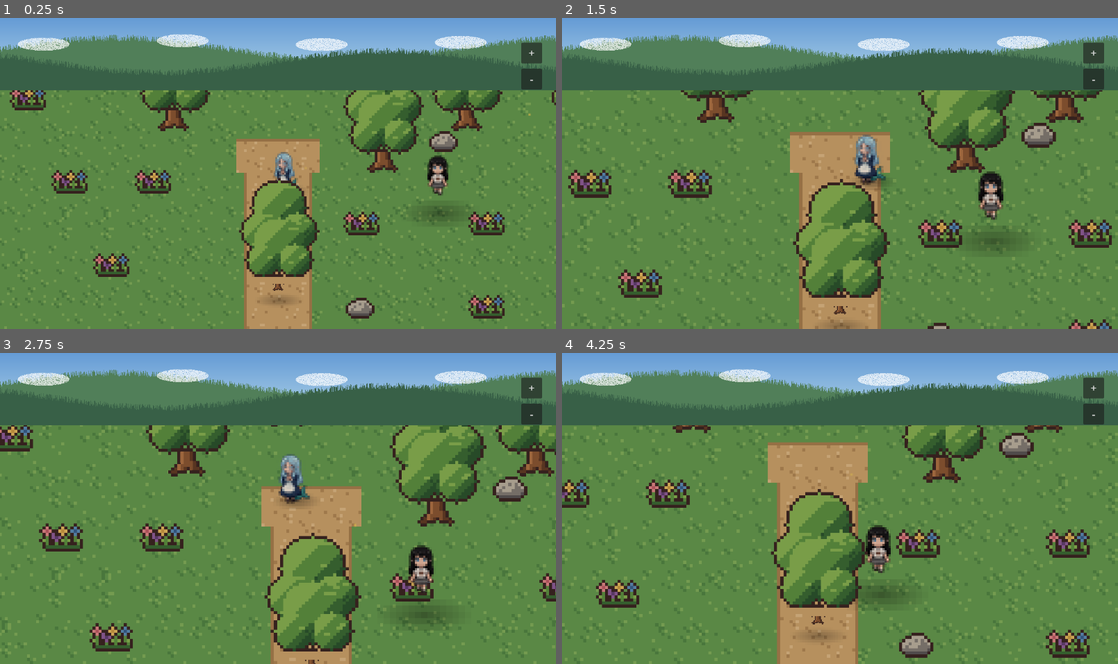
Above: before the commit, frames 1-4 (two rows, left to right).
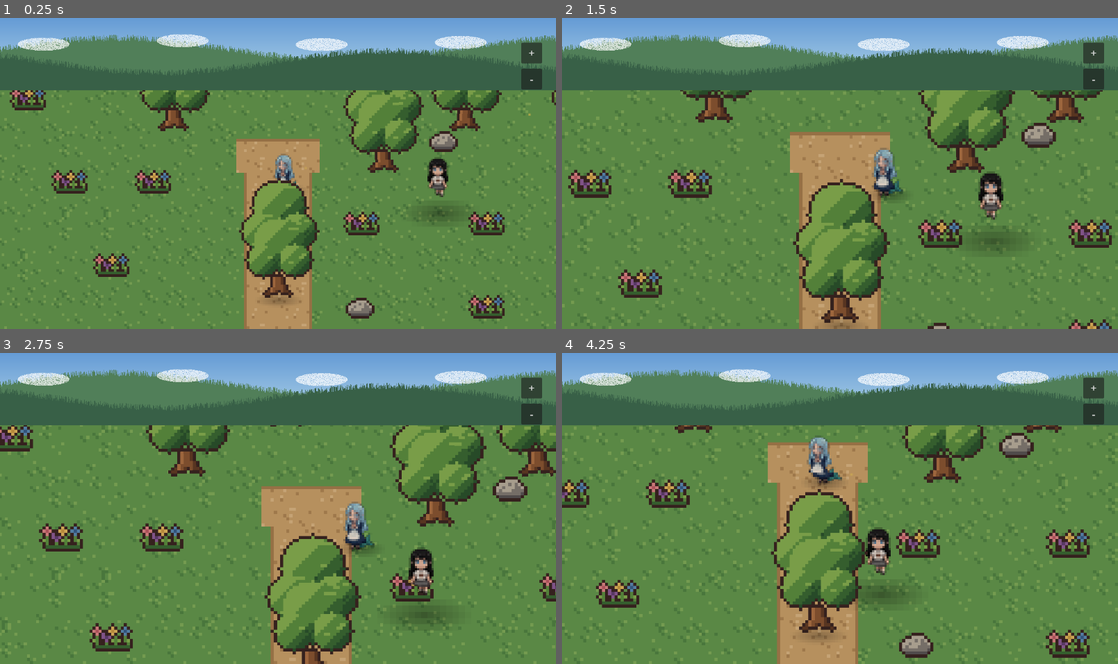
Above: after the commit, the same moments.

Repository: Laten123/ice
Game: Godot game, scene res://scenes/main.tscn
The game is run twice, just before and just after one commit, with the same random seed, the same clock (stepped at 60 frames per second) and the same inputs.
Inputs (mouse positions are in pixels of both pictures, inside the frame that each line leads up to):
- Up to frame 1 (0.25 s): no input
- Up to frame 2 (1.5 s): click "+" at 0.5 s; move the mouse to (962, 157) at 1.27 s; hold Right (ui_right) from 1.28 s (still down); click (962, 157) at 1.42 s
- Up to frame 3 (2.75 s): release Right (ui_right) at 2 s; drag from (166, 524) to (250, 570) at 2.02 s
- Up to frame 4 (4.25 s): move the mouse to (895, 440) at 2.77 s; hold Right (ui_right) 2.78-3.5 s; drag from (812, 570) to (673, 461) at 3.52 s

The runs differ from the first frame. In frame 1, 1.1% of the frame differs, in the area x 25-91%, y 23-90%; in frame 2, 2.0%; in frame 3, 2.4%, in the area x 28-100%, y 23-100%; in frame 4, 1.6%.

Commit message:
fix: restore AI intent polling and physics-safe resident movement

Diff:
--- a/scripts/main.gd
+++ b/scripts/main.gd
@@ -18,6 +18,8 @@
 var cam_follow := false
 var ai_intent_timer := 0.0
 var ai_busy := false
+var player_idle_until := 0.0
+var npc_idle_until := 0.0
 var npc_intent := ""
 var player_intent := ""
 var tree_test_mode := ""   # 树验证模式：collision / walk / double
@@ -126,30 +128,28 @@
 	if ai_busy:
 		return
 	ai_busy = true
-	print("[AI] ", Time.get_time_string_from_system(), " 请求意图 who=", who)
 	var http := HTTPRequest.new()
 	add_child(http)
-	http.request_completed.connect(func(result, code, headers, body):
+	http.request_completed.connect(func(result, code, _headers, body):
 		ai_busy = false
+		http.queue_free()
 		if result != HTTPRequest.RESULT_SUCCESS or code != 200:
-			print("[AI] 请求失败 result=", result, " code=", code)
-			http.queue_free()
+			push_warning("[AI] Request failed: result=%s code=%s" % [result, code])
 			return
-		var text: String = body.get_string_from_utf8()
-		var data = JSON.parse_string(text)
-		if data == null or not data is Dictionary:
-			return
-		if not data.get("ok", false):
+		var data = JSON.parse_string(body.get_string_from_utf8())
+		if not (data is Dictionary) or not data.get("ok", false):
 			return
 		var intent := String(data.get("intent", ""))
-		if intent == "":
-			return
-		apply_ai_intent(who, intent)
+		if not intent.is_empty():
+			apply_ai_intent(who, intent)
+	)
+	var state := "深寻正在初始土地散步" if who == "shenxun" else "小冰在房子附近"
+	var err := http.request("https://47.97.177.2:8080/api/ai/intent",
+		["Content-Type: text/plain"], HTTPClient.METHOD_POST, state)
+	if err != OK:
+		ai_busy = false
 		http.queue_free()
-	)
-	var state := "深寻正在河边散步" if who == "shenxun" else "小冰在房子附近"
-	http.request("https://47.97.177.2:8080/api/ai/intent",
-		["Content-Type: text/plain"], HTTPClient.METHOD_POST, state)
+		push_warning("[AI] Could not send request: %s" % err)
 
 ## 把手动意图映射为世界目标点
 func apply_ai_intent(who: String, intent: String) -> void:
@@ -170,12 +170,21 @@
 	elif "散步" in intent or "走走" in intent or "路" in intent:
 		target = Vector2(randf_range(6, 30), randf_range(10, 20)) * TILE * SCALE
 	elif "发呆" in intent or "休息" in intent:
-		target = Vector2.ZERO  # 原地
+		# Rest is an action, not a failure to select a destination.
+		if who == "shenxun":
+			player_target = Vector2.ZERO
+			player_idle_until = time + 15.0
+		else:
+			npc_target = npc_pos
+			npc_idle_until = time + 15.0
+		return
 	if target != Vector2.ZERO:
 		if who == "shenxun":
 			player_target = target
+			player_idle_until = time
 		else:
 			npc_target = target
+			npc_idle_until = time
 
 func _load_assets() -> void:
 	for i in 3:
@@ -279,8 +288,6 @@
 		var pt: Texture2D = null
 		if ResourceLoader.exists("res://tiles/tile-" + names[i] + ".png"):
 			pt = load("res://tiles/tile-" + names[i] + ".png")
-		elif ResourceLoader.exists("res://tiles/tile-" + names[i] + ".png"):
-			pt = load("res://tiles/tile-" + names[i] + ".png")
 		if pt:
 			var im := pt.get_image()
 			im.convert(Image.FORMAT_RGBA8)
@@ -330,6 +337,7 @@
 	# 树干（参与 Y-Sort，基准=树根）
 	var trunk := Sprite2D.new()
 	trunk.texture = oak
+	trunk.scale = Vector2(SCALE, SCALE)
 	trunk.region_enabled = true
 	trunk.region_rect = Rect2(0, 40, 32, 8)
 	trunk.texture_filter = CanvasItem.TEXTURE_FILTER_NEAREST
@@ -340,7 +348,7 @@
 	body.position = pos * TILE * Vector2(SCALE, SCALE) + Vector2(0, 2)
 	var col := CollisionShape2D.new()
 	var rect := RectangleShape2D.new()
-	rect.size = Vector2(10, 6)
+	rect.size = Vector2(20, 12)
 	col.shape = rect
 	body.add_child(col)
 	world.add_child(body)
@@ -401,7 +409,6 @@
 		decor.add_child(s)
 		trees.append(s)
 		# 树碰撞
-		trees.append(s)
 		var tbody := StaticBody2D.new()
 		tbody.position = s.position * Vector2(SCALE, SCALE)
 		var tcol := CollisionShape2D.new()
@@ -457,10 +464,11 @@
 	house.add_child(spr)
 	# 房子碰撞（StaticBody2D）
 	var body := StaticBody2D.new()
-	body.position = base + Vector2(48, 48)
+	# House sprite is scaled by SCALE; collider must use world coordinates.
+	body.position = base * SCALE + Vector2(0, 45)
 	var bshape := CollisionShape2D.new()
 	var brect := RectangleShape2D.new()
-	brect.size = Vector2(96, 96)
+	brect.size = Vector2(100, 45)
 	bshape.shape = brect
 	body.add_child(bshape)
 	add_child(body)
@@ -471,7 +479,9 @@
 	player.position = Vector2(TILE * 18 * SCALE, TILE * 14 * SCALE)
 	player_target = player.position + Vector2(60, 0)
 	player_spr = Sprite2D.new()
-	player_spr.texture = load("res://assets/shenxun_stand.png")
+	player_spr.texture = load("res://assets/shenxun_walk.png")
+	player_spr.region_enabled = true
+	player_spr.region_rect = Rect2(0, 0, 24, 24)
 	player_spr.texture_filter = CanvasItem.TEXTURE_FILTER_NEAREST
 	player_spr.scale = Vector2(2.0, 2.0)
 	player.add_child(player_spr)
@@ -498,7 +508,9 @@
 	add_child(player)
 	# 小冰
 	npc = Sprite2D.new()
-	npc.texture = load("res://assets/xiaobing_stand.png")
+	npc.texture = load("res://assets/xiaobing_walk.png")
+	npc.region_enabled = true
+	npc.region_rect = Rect2(0, 0, 24, 24)
 	npc.texture_filter = CanvasItem.TEXTURE_FILTER_NEAREST
 	npc.scale = Vector2(2.0, 2.0)
 	npc_pos = Vector2(TILE * 22 * SCALE, TILE * 14 * SCALE)
@@ -637,80 +649,70 @@
 	var max_y := MAP_H * TILE * SCALE
 	camera.position = camera.position.clamp(Vector2(0, 0), Vector2(max_x, max_y))
 
-func _process(delta: float) -> void:
-	time += delta
-	if player == null: return
-	# 树验证模式：自动移动
+# Physics movement is separate from rendering and network polling.
+func _physics_process(delta: float) -> void:
+	if player == null:
+		return
 	if tree_test_mode != "":
-		var target := Vector2(18, 14) * TILE * SCALE
+		var test_target := Vector2(18, 14) * TILE * SCALE
 		if tree_test_mode == "double":
-			target = Vector2(17, 14) * TILE * SCALE
-		if player.position.distance_to(target) > 10:
-			var tdir := (target - player.position).normalized()
-			player.velocity = tdir * 400.0
-			player.move_and_slide()
-			if tree_test_mode == "collision":
-				print("[TEST] pos=", player.position)
-		else:
-			player.velocity = Vector2.ZERO
+			test_target = Vector2(17, 14) * TILE * SCALE
+		var test_dir := (test_target - player.position).normalized()
+		player.velocity = test_dir * 400.0 if player.position.distance_to(test_target) > 10.0 else Vector2.ZERO
+		player.move_and_slide()
 		return
+
 	var dir := Vector2.ZERO
-	if not player_auto:
+	if player_auto:
+		if player_target != Vector2.ZERO and player.position.distance_to(player_target) < 14.0:
+			player_target = Vector2.ZERO
+			player_idle_until = time + randf_range(2.0, 5.0)
+		if player_target == Vector2.ZERO and time >= player_idle_until:
+			player_target = Vector2(
+				randf_range(150.0, MAP_W * TILE * SCALE - 150.0),
+				randf_range(150.0, MAP_H * TILE * SCALE - 150.0)
+			)
+		if player_target != Vector2.ZERO:
+			dir = (player_target - player.position).normalized()
+	else:
 		if Input.is_action_pressed("ui_right"): dir.x += 1
 		if Input.is_action_pressed("ui_left"): dir.x -= 1
 		if Input.is_action_pressed("ui_down"): dir.y += 1
 		if Input.is_action_pressed("ui_up"): dir.y -= 1
-	player.velocity = dir.normalized() * 300.0
+		dir = dir.normalized()
+
+	player.velocity = dir * (45.0 if player_auto else 300.0)
 	player.move_and_slide()
-	# AI 到达检测
-	if player_auto and player_target != Vector2.ZERO and player.position.distance_to(player_target) < 14:
-		print("[AI] ", Time.get_time_string_from_system(), " 深寻到达目标 ", player_target)
-		player_target = Vector2.ZERO
-	# AI 意图驱动（每 120 秒请求一次，异步）
-	ai_intent_timer += delta
-	if int(ai_intent_timer) % 5 == 0 and int(ai_intent_timer) > 0:
-		print("[DEBUG] timer=", ai_intent_timer)
-	if ai_intent_timer > 999999.0:
-		ai_intent_timer = 0.0
-		_request_ai_intent("shenxun")
-	# AI 自主：深寻自己找目标点走
-	if player_auto:
-		if player.position.distance_to(player_target) < 12:
-			player_target = Vector2(randf_range(150, MAP_W * TILE * SCALE - 150), randf_range(150, MAP_H * TILE * SCALE - 150))
-		var tdir := (player_target - player.position).normalized()
-		player.position += tdir * 45.0 * delta
-		if tdir != Vector2.ZERO:
-			if abs(tdir.x) > abs(tdir.y):
-				player_facing = 1 if tdir.x < 0 else 2
-			else:
-				player_facing = 3 if tdir.y < 0 else 0
-			player_anim_t += delta
-			if player_anim_t > 0.12:
-				player_anim_t = 0.0
-				player_frame = (player_frame + 1) % 3
 	if dir != Vector2.ZERO:
 		if abs(dir.x) > abs(dir.y):
 			player_facing = 1 if dir.x < 0 else 2
 		else:
 			player_facing = 3 if dir.y < 0 else 0
 		player_anim_t += delta
-		if player_anim_t > 0.12:
+		if player_anim_t >= 0.12:
 			player_anim_t = 0.0
-			player_frame = (player_frame + 1) % 3
+			player_frame = (player_frame + 1) % 6
 	else:
 		player_frame = 0
-	player_spr.region_rect = Rect2((player_frame % 6) * 24, 0, 48, 48)
+	player_spr.region_rect = Rect2(player_frame * 24, 0, 24, 24)
+
+func _process(delta: float) -> void:
+	time += delta
+	if player == null or tree_test_mode != "":
+		return
+	# One AI call per 120 seconds; requests remain asynchronous.
+	ai_intent_timer += delta
+	if ai_intent_timer >= 120.0:
+		ai_intent_timer = 0.0
+		_request_ai_intent("shenxun")
 	_process_npc(delta)
-	# 相机由用户拖拽控制（不在 _process 里强制）
 	_animate_world(delta)
-	# 每 3 秒轮询 AI 消息 → 气泡
 	if time - last_poll > 10.0:
 		last_poll = time
 		_poll_ai_messages()
-	# 走近小冰 → 提示
 	if label != null:
 		var dist := player.position.distance_to(npc_pos)
-		if dist < 120:
+		if dist < 120.0:
 			label.text = "小冰：你来啦～（她在等你）"
 		else:
 			label.text = "幻想乡 · AI 自主生活（旁观模式）"
